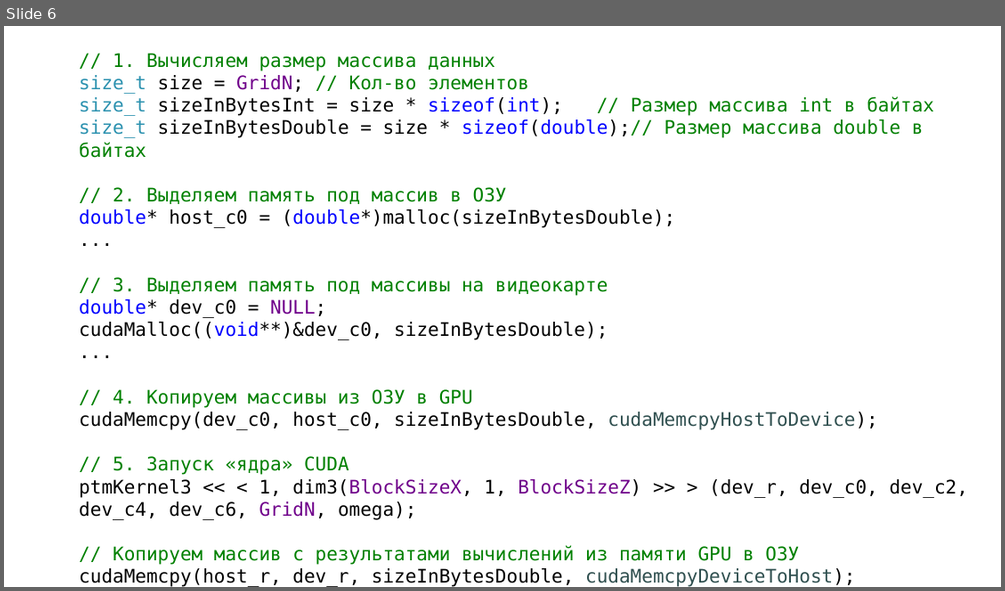
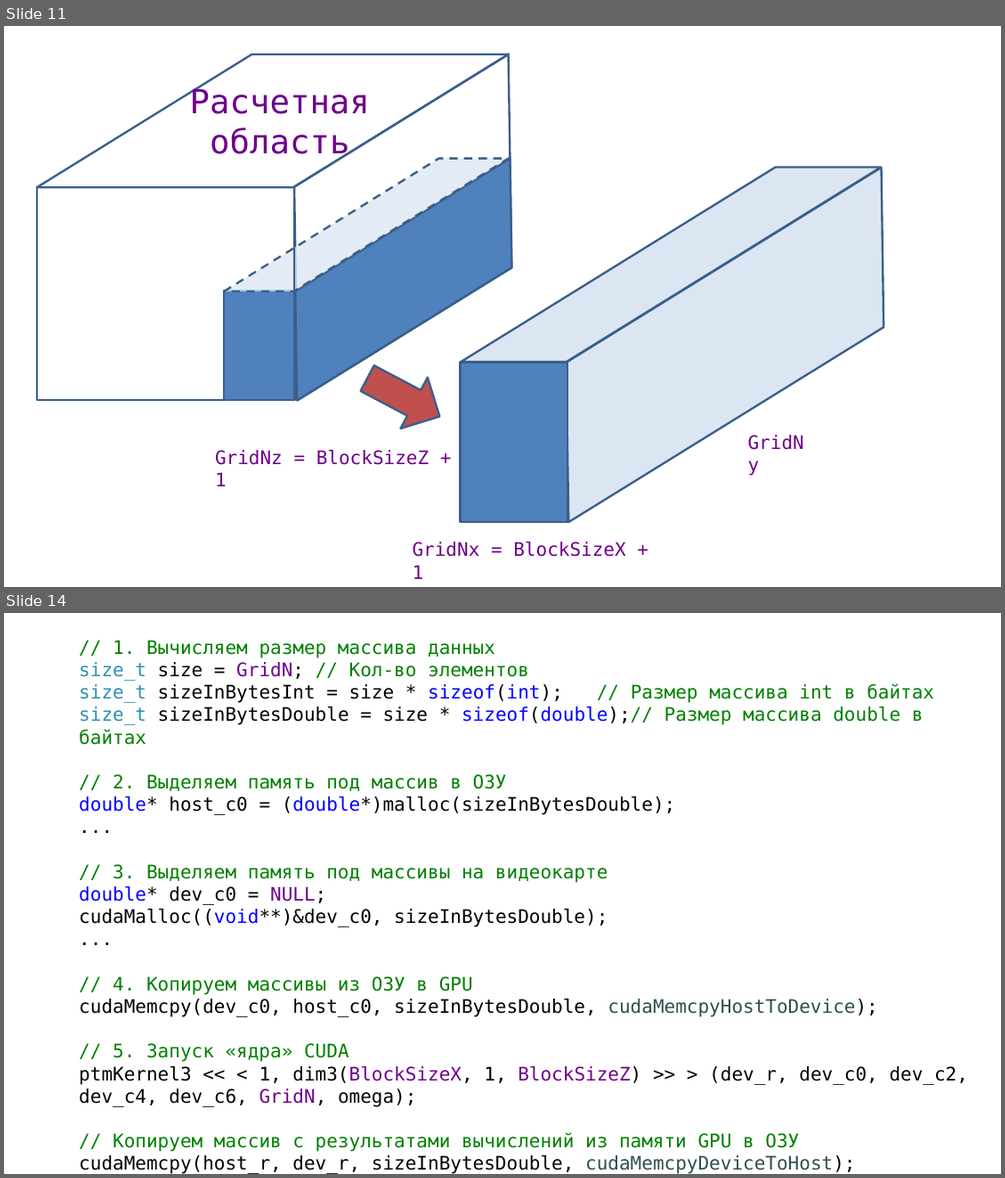
Before and after one commit to LitvinovVN/CudaLearning, a slide deck: _09_PtmConvTest/ptm conveyor.pptx. Shown one above the other, each under a label of ours: slide 6 before the commit, slides 11 and 14 after it; the slides between them are not shown. The pictures are 1005x591 and 1005x1178 pixels, drawn with LibreOffice and Linux fonts; fonts in the diff are those of the drawing. Boxes give left, top, right and bottom in pixels: in the first picture for what was removed or moved away, otherwise in the second. Text is boxed around its words. In the diff, an @@ line names an element or a change of style, - is before the commit and + after.

```diff
--- a/_09_PtmConvTest/ptm conveyor.pptx
+++ b/_09_PtmConvTest/ptm conveyor.pptx
@@ slide 11 added at <box>4,26,1001,587</box>, background #FFFFFF @@
@@ parallelogram added at <box>37,54,509,187</box>, outline #3A5F8C 2 pt @@
@@ parallelogram added at <box>202,54,605,400</box>, outline #3A5F8C 2 pt @@
@@ text added at <box>190,87,370,160</box>, 32 pt, text #6F008A @@
+Расчетная область
@@ parallelogram added at <box>224,159,509,291</box>, fill #DCE6F2 at 79% opacity, outline #3A5F8C 2 pt dashed @@
@@ parallelogram added at <box>248,159,559,400</box>, fill #4F81BD, outline #3A5F8C 2 pt @@
@@ parallelogram added at <box>461,168,882,362</box>, fill #DCE6F2, outline #3A5F8C 2 pt @@
@@ parallelogram added at <box>497,168,954,522</box>, fill #DCE6F2, outline #3A5F8C 2 pt @@
@@ rectangle added at <box>37,187,294,400</box>, outline #3A5F8C 2 pt @@
@@ rectangle added at <box>224,290,295,400</box>, fill #4F81BD, outline #3A5F8C 2 pt @@
@@ right arrow added at <box>354,353,453,442</box>, fill #C0504D, outline #3A5F8C 2 pt @@
@@ rectangle added at <box>461,362,568,522</box>, fill #4F81BD, outline #3A5F8C 2 pt @@
@@ text added at <box>215,450,429,486</box>, 18 pt, text #6F008A @@
+GridNz = BlockSizeZ + 1
@@ text added at <box>741,426,817,457</box>, 18 pt, text #6F008A @@
+GridNy
@@ text added at <box>413,541,625,579</box>, 18 pt, text #6F008A @@
+GridNx = BlockSizeX + 1
@@ what was slide 6 is now slide 14 @@
```
Also in this commit, not shown: 1 slide changed, 7 other slides added.
